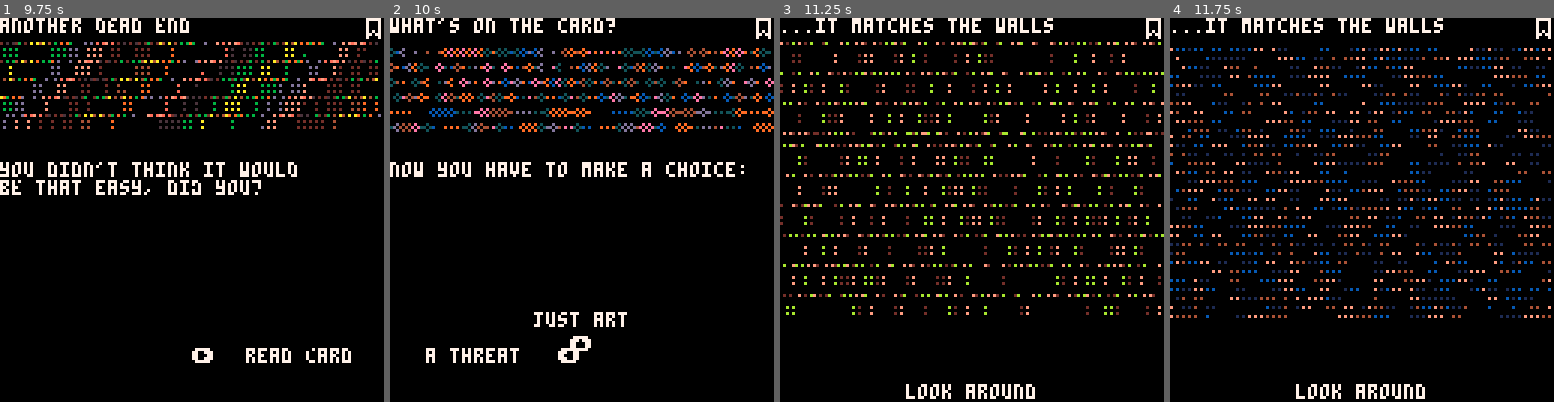
Above: before the commit, frames 1-4 (left to right).
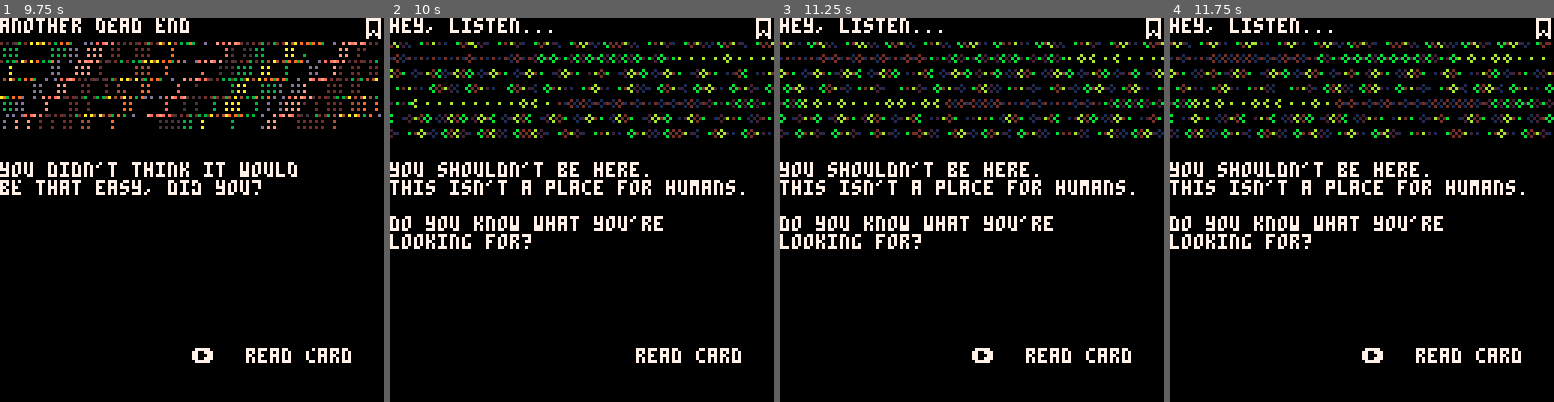
Above: after the commit, the same moments.

Repository: aebrer/pico8_carts
Game: PICO-8 cartridge games/the_trace/the_trace.p8
Same seed, same stepped clock (60 frames per second), same inputs: the game is played once before the commit and once after it.
Inputs:
- Up to frame 1 (9.75 s): tap O (Z key) at 0.33, 1.07, 2.22, 3.72, 5.22, 6.72, 8.22, 9.72 s; tap Down at 0.7 s; tap X (X key) at 1.43, 2.07, 2.82, 3.57, 4.32, 5.07, 5.82, 6.57, 7.32, 8.07, 8.82, 9.57 s; hold Up 1.97-2.63 s; hold Right 2.68-3.02 s; hold Down 3.07-3.73 s; hold Left 3.78-4.12 s; hold Up 4.17-4.5 s; hold Left 4.55-5.05 s; hold Right 5.1-5.93 s; hold Up 5.98-6.65 s; hold Right 6.7-7.03 s; hold Down 7.08-7.75 s; hold Left 7.8-8.13 s; hold Up 8.18-8.52 s; hold Left 8.57-9.07 s; hold Right from 9.12 s (still down)
- Up to frame 2 (10 s): release Right at 9.95 s
- Up to frame 3 (11.25 s): hold Up 10-10.67 s; tap X (X key) at 10.32, 11.07 s; hold Right 10.72-11.05 s; hold Down from 11.1 s (still down); tap O (Z key) at 11.22 s
- Up to frame 4 (11.75 s): keep holding Down

Frame 1 is identical in both runs. In frame 2, 16% of the frame differs, in the area x 0-100%, y 0-90%; in frame 3, 16%; in frame 4, 17%, in the area x 0-100%, y 0-100%.

Commit message:
drafting pages

Diff:
--- a/games/the_trace/the_trace.p8
+++ b/games/the_trace/the_trace.p8
@@ -361,6 +361,13 @@
 "you think i don't know why\nyou came here? i know.\n\nyou won't find it, no matter\nhow hard you look.\n"
 )
 
+-- warning card
+p_warn="hey, listen..."
+lib[p_warn]=new_page(
+p_warn,
+"you shouldn't be here.\nthis isn't a place for humans.\n\ndo you know what you're\nlooking for?\n"
+)
+
 -- art card
 p_art="...it matches the walls"
 lib[p_art]=new_page(
@@ -492,6 +499,19 @@
 end
 )
 
+lib[read_card].choices[➡️]=new_choice(
+"some thing",
+lib[p_warn],
+function()
+ for i in all({⬆️,⬅️,⬇️}) do
+  lib[read_card].choices[i]=nil
+ end
+end
+)
+…(4 lines of a section not shown)…
 lib[p_art].choices[⬇️]=ch_look_around
 lib[p_art].choices[⬇️].text="look inside"
 
